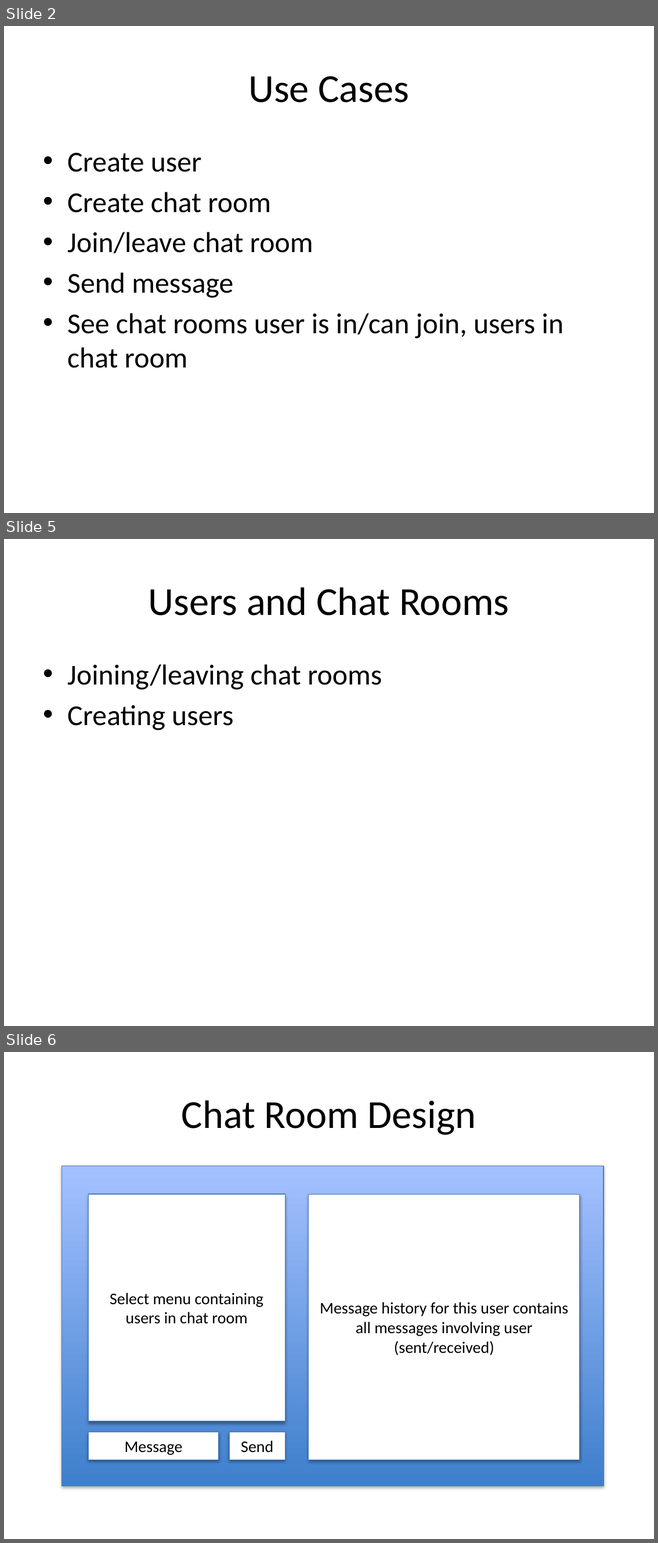
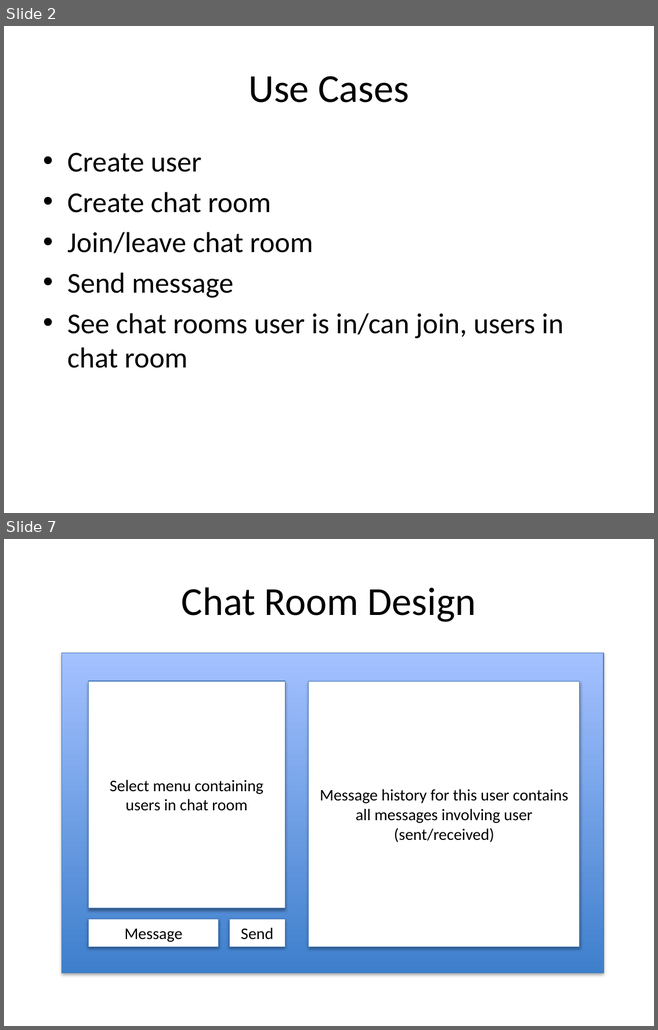
Before and after one commit to 11manu96/chat-app, a slide deck: src/main/resources/chat_app_presentation.pptx. Shown one above the other, each under a label of ours: slides 2, 5 and 6 before the commit, slides 2 and 7 after it; the slides between them are not shown. The pictures are 658x1543 and 658x1030 pixels, drawn with LibreOffice and Linux fonts; fonts in the diff are those of the drawing. Boxes give left, top, right and bottom in pixels: in the first picture for what was removed or moved away, otherwise in the second. Text is boxed around its words. In the diff, an @@ line names an element or a change of style, - is before the commit and + after.

```diff
--- a/src/main/resources/chat_app_presentation.pptx
+++ b/src/main/resources/chat_app_presentation.pptx
@@ slide 5 removed at (x1=4, y1=539, x2=654, y2=1026), background #FFFFFF @@
@@ title removed at (x1=148, y1=587, x2=509, y2=616) @@
-Users and Chat Rooms
@@ text removed at (x1=67, y1=664, x2=382, y2=730) @@
-• Joining/leaving chat rooms
-• Creating users
@@ what was slide 6 is now slide 7 @@
```
Also in this commit, not shown: 1 slide changed, 4 slides added, 4 other slides removed, 1 other file.
